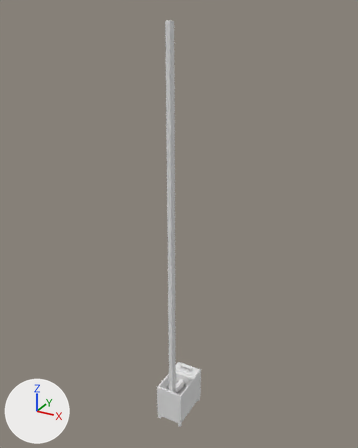
What one commit did to the FBX model models/stove/stove.fbx.
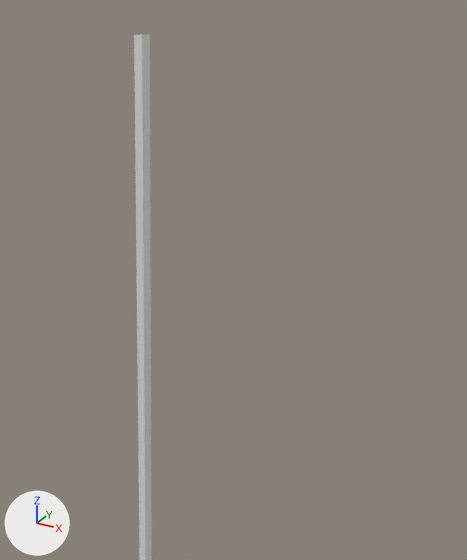
Old and new are each drawn whole from a 50 mm camera at (10.8, -19.71, 21.71) aimed at (-0.29, 0.46, 11.62) and again close up on the part from 24% to 100% of the width and 0% to 72% of the height. The axes (+X, +Y, +Z) are drawn at lower left. The lights are the same throughout.

Script lines for the objects in view, before the commit:
```python
me_beziercurve_001 = bpy.data.meshes.new('BezierCurve.001')
me_beziercurve_001.from_pydata(...)  # 30 vertices, 25 faces; spans x -0.2..0.2, y -1.0..0.4, z 1.6..21.2
me_beziercurve_001.materials.append(mat_stove)  # white #e7e7e7
# before: 24 (0.1, -0.7, 21.2) at pixel (149, 35), 25 (-0.1, -0.7, 21.2) at pixel (141, 34), 26 (-0.2, -0.8, 21.2) at pixel (134, 35), 27 (-0.1, -1.0, 21.2) at pixel (134, 35), 28 (0.1, -1.0, 21.2) at pixel (141, 35)
# before: 29 (0.2, -0.8, 21.2) at pixel (149, 35)
ob_beziercurve_001 = bpy.data.objects.new('BezierCurve.001', me_beziercurve_001)
ob_beziercurve_001.location = (0.0, 0.0, 0.0)
```
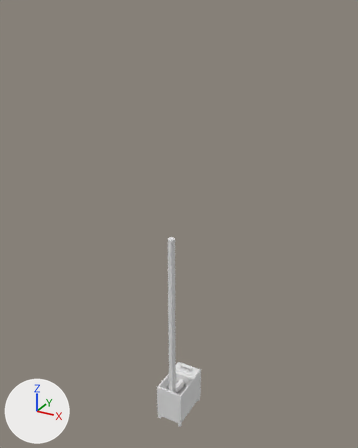
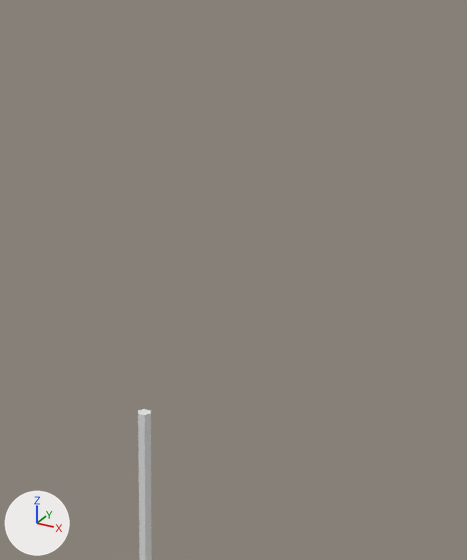
Commit message: fix stove pipe height

Diff of the bpy script that builds the scene:
```diff
--- a/models/stove/stove.fbx.py
+++ b/models/stove/stove.fbx.py
@@ me_beziercurve_001 @@
 me_beziercurve_001.from_pydata(...)  # 30 vertices, 25 faces; spans x -0.2..0.2, y -1.0..0.4, z 1.6..21.2
 # used by ob_beziercurve_001; location = (0.0, 0.0, 0.0)
+# me_beziercurve_001 part 1
+for i in [*range(24, 30)]: me_beziercurve_001.vertices[i].co += Vector((0.0, 0.0, -9.8))
 me_beziercurve_001.materials.append(mat_stove)
```

What differs and where, as boxes [x1, y1, x2, y2] in the close-ups (467 x 560 px):
'BezierCurve.001', reshaped
    before: [134, 35, 152, 560]
    after: [138, 409, 152, 560]
